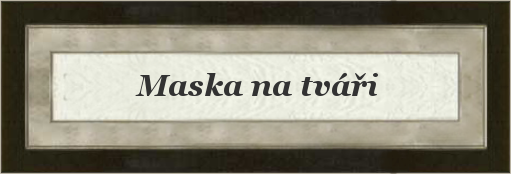
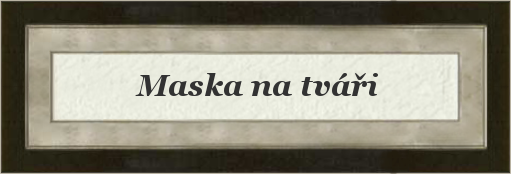
Layers edited between the first and the second 511px x 174px image:
painted on "Card" over [30, 33, 488, 141]
